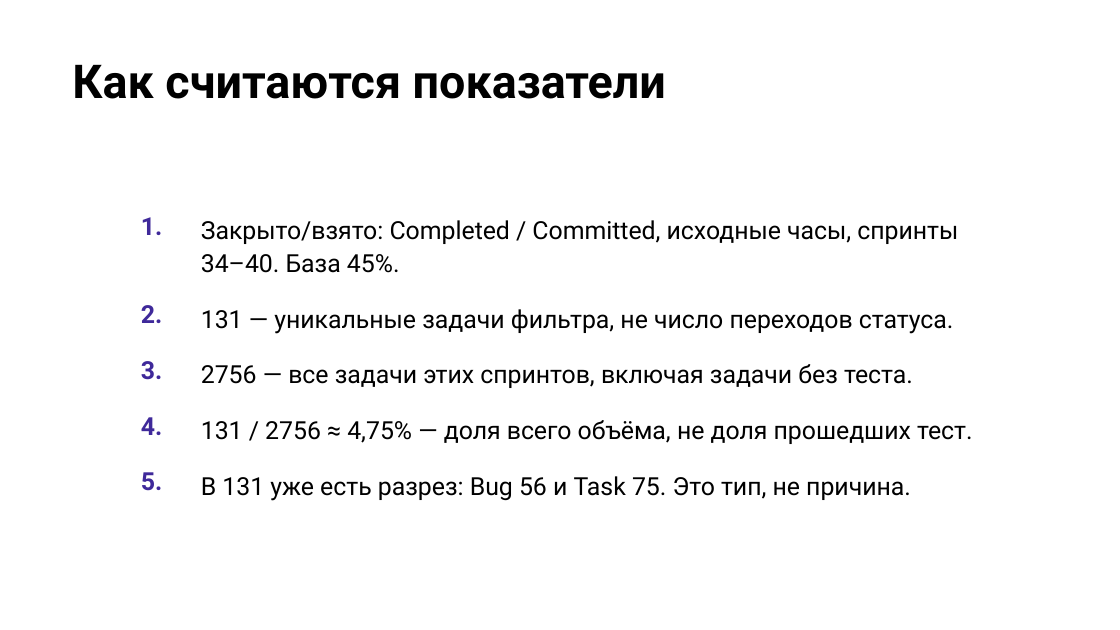
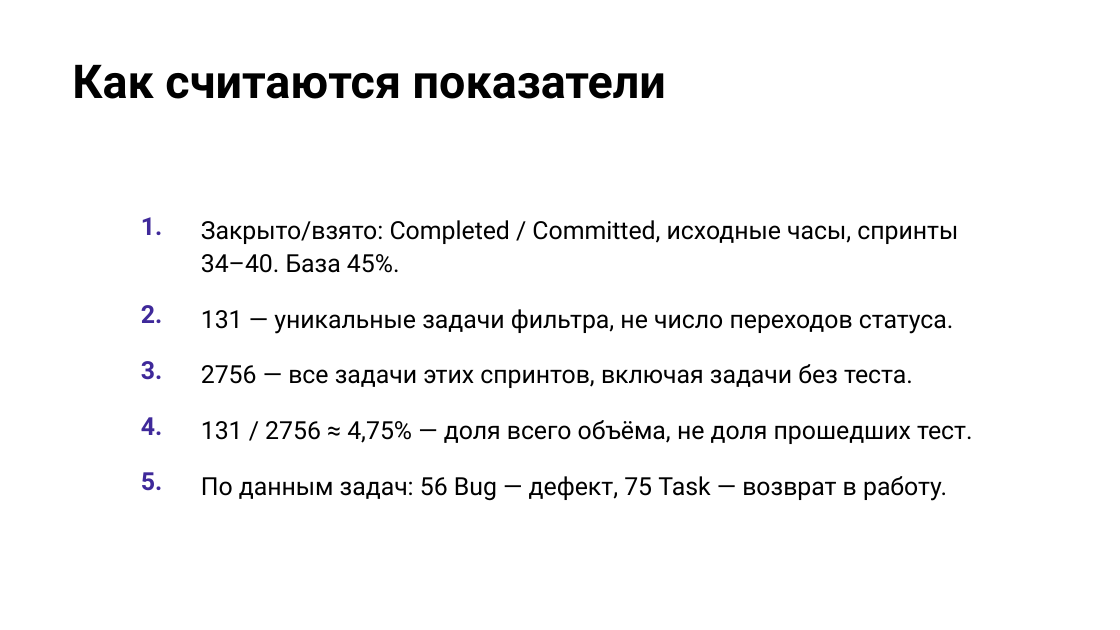
Before and after one commit to camelot270/otus_work, a slide deck: slide 10 of docs/Защита проекта. Петров Н.И..pptx. Drawn at 1120x630 pixels with LibreOffice and Linux fonts; fonts in the diff are those of the drawing; background and template pictures are left out. Boxes give left, top, right and bottom in pixels: in the first picture for what was removed or moved away, otherwise in the second. Text is boxed around its words. In the diff, an @@ line names an element or a change of style, - is before the commit and + after.

```diff
--- a/docs/Защита проекта. Петров Н.И..pptx
+++ b/docs/Защита проекта. Петров Н.И..pptx
@@ table at (x1=116, y1=200, x2=1004, y2=505) @@
-row 5, column 2: В 131 уже есть разрез: Bug 56 и Task 75. Это тип, не причина.
+row 5, column 2: По данным задач: 56 Bug — дефект, 75 Task — возврат в работу.
```
Also in this commit, not shown: 2 other slides changed.
